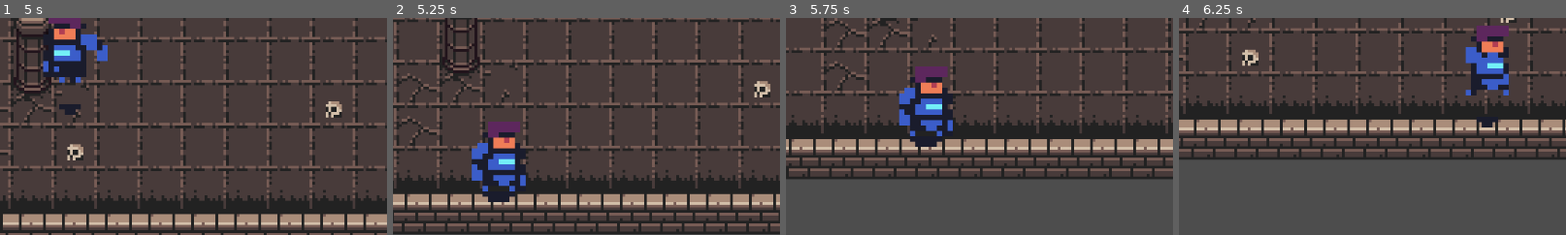
Above: before the commit, frames 1-4 (left to right).
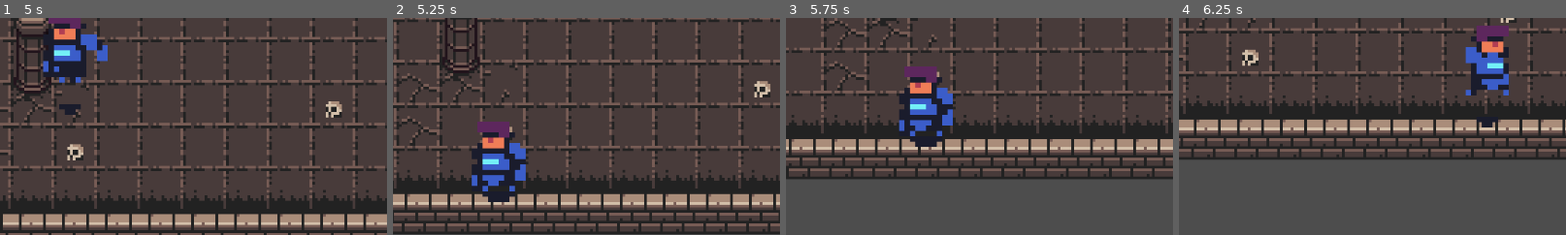
Above: after the commit, the same moments.

Repository: Dhruan28/BooBooBaaBaa
Game: Godot game, scene res://Scenes/World.tscn
Two runs of this game, one before a commit and one after it. Both use one fixed random seed, a clock stepped at 60 frames per second and the inputs below.
Inputs:
- Up to frame 1 (5 s): tap Enter at 0.5 s; hold Right (ui_right) 0.53-1.28 s; tap Space (dash) every 0.75 s from 0.6 to 4.35 s; hold Down (ui_down) 1.28-2.03 s; hold Right (ui_right) 2.03-2.78 s; hold Up (ui_up) 2.78-3.53 s; hold Left (ui_left) from 3.53 s (still down)
- Up to frame 2 (5.25 s): release Left (ui_left) at 5.03 s; hold Down (ui_down) from 5.03 s (still down); tap Space (dash) at 5.1 s
- Up to frame 3 (5.75 s): keep holding Down (ui_down)
- Up to frame 4 (6.25 s): release Down (ui_down) at 5.78 s; hold Right (ui_right) from 5.78 s (still down); tap Space (dash) at 5.85 s
The pictures show only the part of the screen within x 29-79%, y 36-86%; the shares and areas given below are measured in that part.

Frame 1 is identical in both runs. In frame 2, 2.4% of the frame differs, in the area x 20-35%, y 47-79%; in frame 3, 2.3%; in frame 4, nothing differs.

Commit message:
updated player movement to 8 direction
added movement through input maps
added 8 direction movement

Diff:
--- a/Scripts/movement.gd
+++ b/Scripts/movement.gd
@@ -1,8 +1,11 @@
 extends CharacterBody2D
 
-var SPEED = 200
+var speed = 200
 var curDir = "none"
+var lastDir = "right"
 var dashUse = 2
+var input = Vector2.ZERO
+
 
 func _physics_process(delta: float) -> void:
 	player_movement(delta)
@@ -11,62 +14,57 @@
 		dash()
 		dashUse = dashUse - 1
 
+# Get the input direction and handle the movement/deceleration.
+func get_input():
+	input.x = int(Input.is_action_pressed("player_right")) - int(Input.is_action_pressed("player_left"))
+	input.y = int(Input.is_action_pressed("player_down")) - int(Input.is_action_pressed("player_up"))
+	return input.normalized()
 
-	# Get the input direction and handle the movement/deceleration.
+
 func player_movement(delta):
-	if Input.is_action_pressed("ui_up"):
-		playerAnim(1)
-		curDir = "up"
-		velocity.x = 0
-		velocity.y = -SPEED
-	elif Input.is_action_pressed("ui_down"):
-		playerAnim(1)
-		curDir = "down"
-		velocity.x = 0
-		velocity.y = SPEED
-	elif Input.is_action_pressed("ui_right"):
-		playerAnim(1)
-		curDir = "right"
-		velocity.x = SPEED
-		velocity.y = 0
-	elif Input.is_action_pressed("ui_left"):
-		playerAnim(1)
-		curDir = "left"
-		velocity.x = -SPEED
-		velocity.y = 0
+	input = get_input()
+	velocity = input * speed
+
+	if velocity == Vector2.ZERO:
+		playerAnim(0)
 	else:
-		playerAnim(0)
-		velocity.x =0
-		velocity.y = 0
+		if velocity.x > 0:
+			playerAnim(1)
+			curDir = "up"
+		elif velocity.x < 0:
+			playerAnim(1)
+			curDir = "down"
+		if velocity.x > 0:
+			playerAnim(1)
+			curDir = "right"
+			lastDir = "right"
+		elif velocity.x < 0:
+			playerAnim(1)
+			curDir = "left"
+			lastDir = "left"
 
+	# makes the player move... DO NOT REMOVE
 	move_and_slide()
 
+
 func playerAnim(movement):
-	var dir = curDir
 	var anim = $AnimatedSprite2D
-	var x = 0
-	if dir == "right":
-		x = 0
-	if dir == "left":
-		anim.flip_h = true
-		x = 1
+
 	if movement != 0:
-		if x == 0:
+		if lastDir == "right":
 			anim.flip_h = false
 			anim.play("run")
-		if x == 1:
+		if lastDir == "left":
 			anim.flip_h = true
 			anim.play("run")
 	else:
 		anim.play("idle")
 
-
-
+# dash functionality
 func dash():
-	SPEED = SPEED *4
+	speed = speed *4
 	$Timer.start()
 
 
-
 func _on_timer_timeout():
-	SPEED = 200
+	speed = 200
--- a/project.godot
+++ b/project.godot
@@ -26,6 +26,30 @@
 "events": [Object(InputEventKey,"resource_local_to_scene":false,"resource_name":"","device":-1,"window_id":0,"alt_press …(191 unchanged characters)…
 ]
 }
+player_up={
+"deadzone": 0.5,
+"events": [Object(InputEventKey,"resource_local_to_scene":false,"resource_name":"","device":-1,"window_id":0,"alt_pressed":false,"shift_pressed":false,"ctrl_pressed":false,"meta_pressed":false,"pressed":false,"keycode":0,"physical_keycode":87,"key_label":0,"unicode":119,"location":0,"echo":false,"script":null)
+, Object(InputEventKey,"resource_local_to_scene":false,"resource_name":"","device":-1,"window_id":0,"alt_pressed":false,"shift_pressed":false,"ctrl_pressed":false,"meta_pressed":false,"pressed":false,"keycode":0,"physical_keycode":4194320,"key_label":0,"unicode":0,"location":0,"echo":false,"script":null)
+]
+}
+player_down={
+"deadzone": 0.5,
+"events": [Object(InputEventKey,"resource_local_to_scene":false,"resource_name":"","device":-1,"window_id":0,"alt_pressed":false,"shift_pressed":false,"ctrl_pressed":false,"meta_pressed":false,"pressed":false,"keycode":0,"physical_keycode":4194322,"key_label":0,"unicode":0,"location":0,"echo":false,"script":null)
+, Object(InputEventKey,"resource_local_to_scene":false,"resource_name":"","device":-1,"window_id":0,"alt_pressed":false,"shift_pressed":false,"ctrl_pressed":false,"meta_pressed":false,"pressed":false,"keycode":0,"physical_keycode":83,"key_label":0,"unicode":115,"location":0,"echo":false,"script":null)
+]
+}
+player_left={
+"deadzone": 0.5,
+"events": [Object(InputEventKey,"resource_local_to_scene":false,"resource_name":"","device":-1,"window_id":0,"alt_pressed":false,"shift_pressed":false,"ctrl_pressed":false,"meta_pressed":false,"pressed":false,"keycode":0,"physical_keycode":65,"key_label":0,"unicode":97,"location":0,"echo":false,"script":null)
+, Object(InputEventKey,"resource_local_to_scene":false,"resource_name":"","device":-1,"window_id":0,"alt_pressed":false,"shift_pressed":false,"ctrl_pressed":false,"meta_pressed":false,"pressed":false,"keycode":0,"physical_keycode":4194319,"key_label":0,"unicode":0,"location":0,"echo":false,"script":null)
+]
+}
+player_right={
+"deadzone": 0.5,
+"events": [Object(InputEventKey,"resource_local_to_scene":false,"resource_name":"","device":-1,"window_id":0,"alt_pressed":false,"shift_pressed":false,"ctrl_pressed":false,"meta_pressed":false,"pressed":false,"keycode":0,"physical_keycode":68,"key_label":0,"unicode":100,"location":0,"echo":false,"script":null)
+, Object(InputEventKey,"resource_local_to_scene":false,"resource_name":"","device":-1,"window_id":0,"alt_pressed":false,"shift_pressed":false,"ctrl_pressed":false,"meta_pressed":false,"pressed":false,"keycode":0,"physical_keycode":4194321,"key_label":0,"unicode":0,"location":0,"echo":false,"script":null)
+]
+}
 
 [rendering]
 
